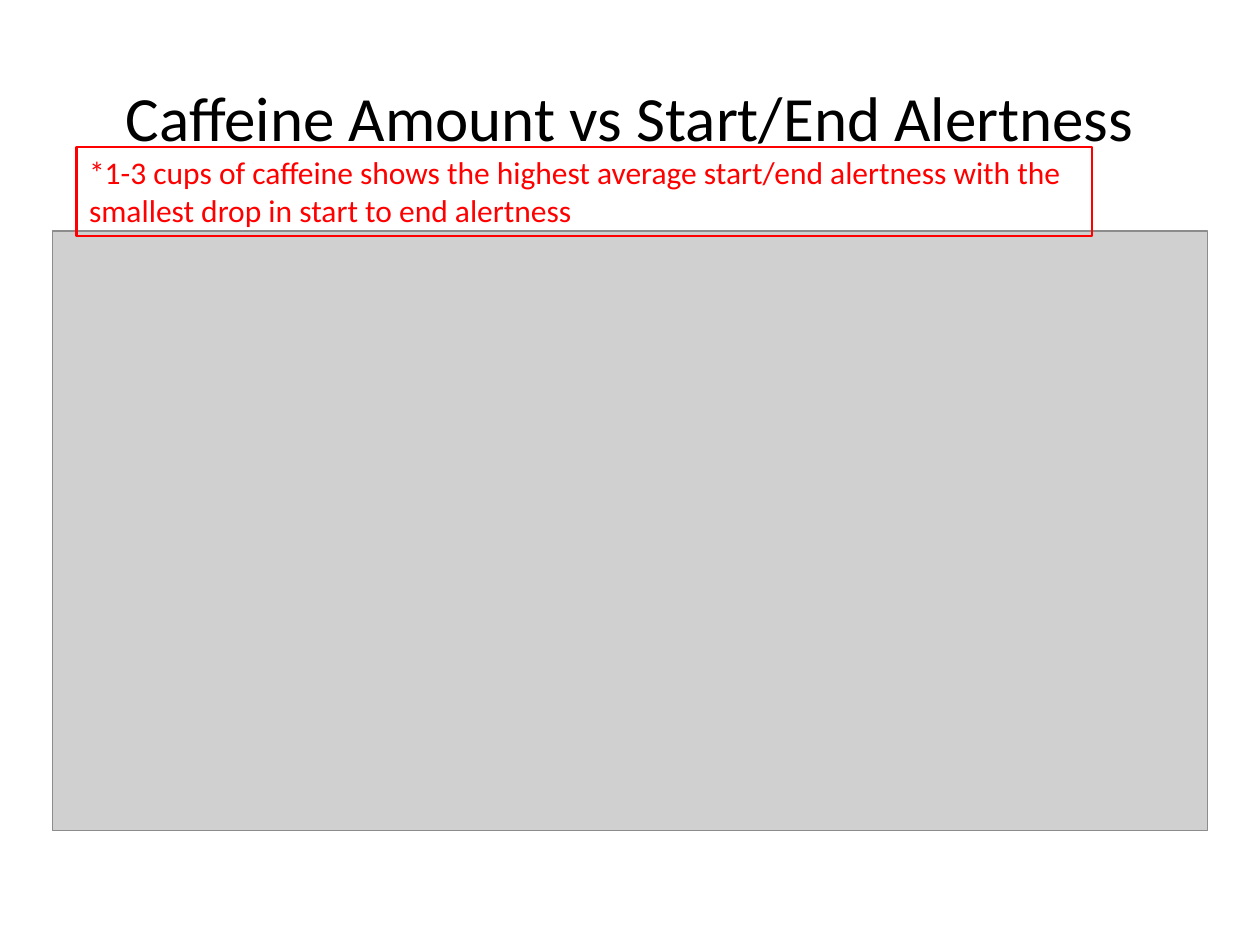
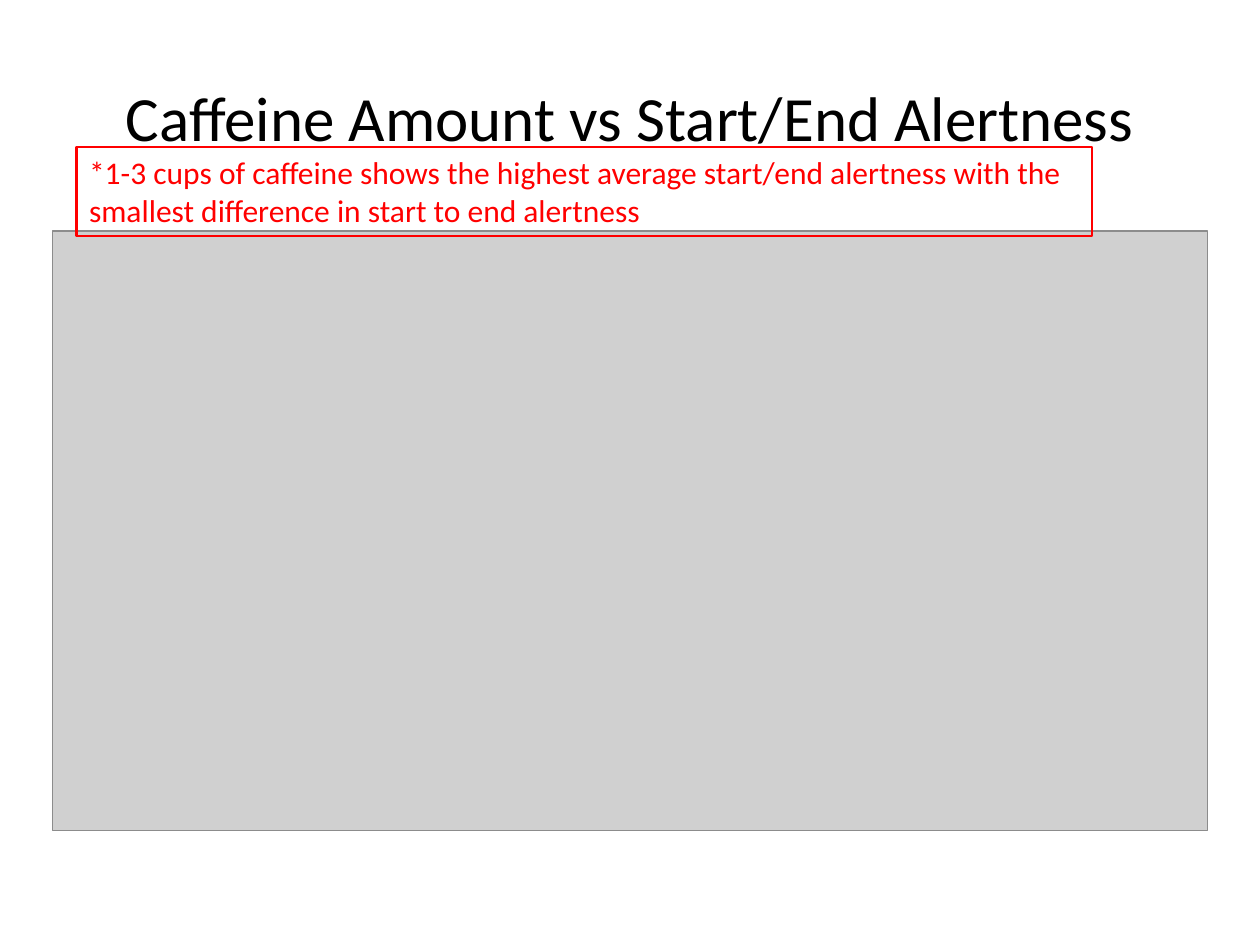
Before and after one commit to andreanc223/DV_FinalProject, a slide deck: slide 62 of 00 Doc/Presentation.pptx. Drawn at 1260x945 pixels with LibreOffice and Linux fonts; fonts in the diff are those of the drawing; grey boxes stand for pictures. Boxes give left, top, right and bottom in pixels: in the first picture for what was removed or moved away, otherwise in the second. Text is boxed around its words. In the diff, an @@ line names an element or a change of style, - is before the commit and + after.

Commit message:
pres

```diff
--- a/00 Doc/Presentation.pptx
+++ b/00 Doc/Presentation.pptx
@@ text in rectangle at [89,161,1060,223]: text changed @@
-*1-3 cups of caffeine shows the highest average start/end alertness with the smallest drop in start to end alertness
+*1-3 cups of caffeine shows the highest average start/end alertness with the smallest difference in start to end alertness
```
